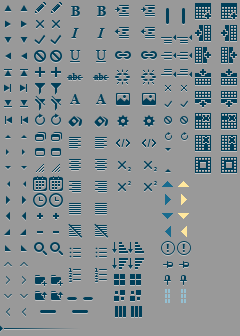
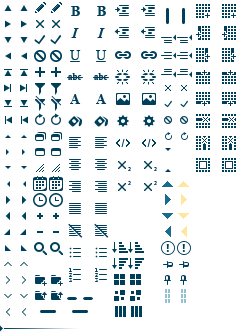
Revision of a layered 240 × 336 image; what changed, layer by layer:
painted on "table hover" over (221, 3, 237, 173)
painted on "table" over (195, 3, 211, 173)
hid "gray" over (0, 0, 240, 336)
